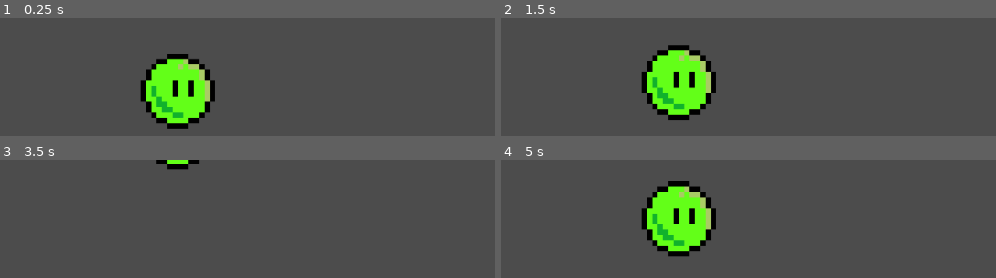
Above: before the commit, frames 1-4 (two rows, left to right).
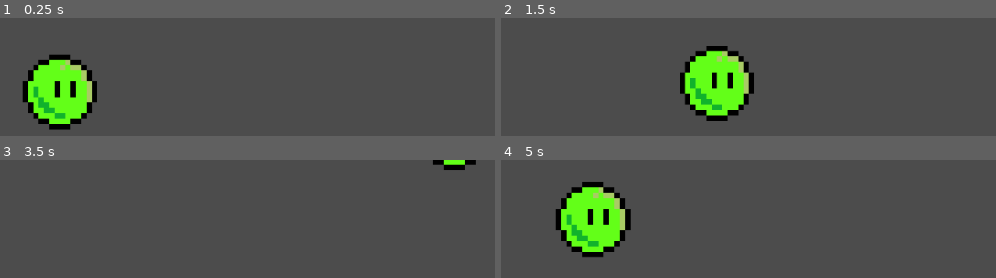
Above: after the commit, the same moments.

Repository: Daniel-control/Surfing-Game
Game: Godot game, scene res://World.tscn
The game is run twice, just before and just after one commit, with the same random seed, the same clock (stepped at 60 frames per second) and the same inputs.
Inputs:
- Up to frame 1 (0.25 s): no input
- Up to frame 2 (1.5 s): tap Enter at 0.5 s; hold D (right, bound only after the commit) 0.53-1.28 s; hold W (down) from 1.28 s (still down)
- Up to frame 3 (3.5 s): release W (down) at 2.03 s; hold D (right, bound only after the commit) 2.03-2.78 s; tap Space at 2.75 s; hold S (up) from 2.78 s (still down)
- Up to frame 4 (5 s): release S (up) at 3.53 s; hold A (left, bound only after the commit) from 3.53 s (still down)

The runs differ from the first frame. In frame 1, 15% of the frame differs, in the area x 4-44%, y 30-95%; in frame 2, 11%; in frame 3, 1.1%; in frame 4, 15%, in the area x 11-44%, y 17-83%.

Commit message:
Patch 0.2 (Charater Movement)
In patch 0.2, I have updated the charaters movement so that he can go on both axis.

Diff:
--- a/Surfing Game/Player.gd
+++ b/Surfing Game/Player.gd
@@ -6,6 +6,13 @@
 
 func _physics_process(delta):
 	var y_input = Input.get_action_strength("up") - Input.get_action_strength("down")
+	var x_input = Input.get_action_strength("right") - Input.get_action_strength("left")
+
+	if x_input != 0:
+		motion.x += x_input * Acceleration * delta
+		motion.x = clamp(motion.x, -Max_Speed, Max_Speed)
+	else:
+		motion.x = lerp(motion.x, 0, 0.06)
 
 	if y_input != 0:
 		motion.y += y_input * Acceleration * delta
--- a/Surfing Game/World.tscn
+++ b/Surfing Game/World.tscn
@@ -10,14 +10,20 @@
 position = Vector2( -1.74002, -0.723267 )
 
 [node name="Player" type="KinematicBody2D" parent="."]
-position = Vector2( 227.608, 99.4844 )
+position = Vector2( 73.608, 97.4844 )
 script = ExtResource( 2 )
 
 [node name="Sprite" type="Sprite" parent="Player"]
-position = Vector2( -1.59247, -1.63385 )
+position = Vector2( 1.40753, 1.36615 )
 scale = Vector2( 0.213139, 0.214274 )
 texture = ExtResource( 1 )
 
 [node name="CollisionShape2D" type="CollisionShape2D" parent="Player"]
-position = Vector2( 1.05252, -4.06738 )
+position = Vector2( 5.05252, -0.06738 )
 shape = SubResource( 1 )
+
+[node name="Wall" type="Area2D" parent="."]
+
+[node name="Sprite" type="Sprite" parent="Wall"]
+
+[node name="CollisionShape2D" type="CollisionShape2D" parent="Wall"]
--- a/Surfing Game/project.godot
+++ b/Surfing Game/project.godot
@@ -24,11 +24,25 @@
 up={
 "deadzone": 0.5,
 "events": [ Object(InputEventKey,"resource_local_to_scene":false,"resource_name":"","device":0,"alt":false,"shift":false,"control":false,"meta":false,"command":false,"pressed":false,"scancode":83,"unicode":0,"echo":false,"script":null)
+, Object(InputEventKey,"resource_local_to_scene":false,"resource_name":"","device":0,"alt":false,"shift":false,"control":false,"meta":false,"command":false,"pressed":false,"scancode":16777234,"unicode":0,"echo":false,"script":null)
  ]
 }
 down={
 "deadzone": 0.5,
 "events": [ Object(InputEventKey,"resource_local_to_scene":false,"resource_name":"","device":0,"alt":false,"shift":false,"control":false,"meta":false,"command":false,"pressed":false,"scancode":87,"unicode":0,"echo":false,"script":null)
+, Object(InputEventKey,"resource_local_to_scene":false,"resource_name":"","device":0,"alt":false,"shift":false,"control":false,"meta":false,"command":false,"pressed":false,"scancode":16777232,"unicode":0,"echo":false,"script":null)
+ ]
+}
+right={
+"deadzone": 0.51,
+"events": [ Object(InputEventKey,"resource_local_to_scene":false,"resource_name":"","device":0,"alt":false,"shift":false,"control":false,"meta":false,"command":false,"pressed":false,"scancode":68,"unicode":0,"echo":false,"script":null)
+, Object(InputEventKey,"resource_local_to_scene":false,"resource_name":"","device":0,"alt":false,"shift":false,"control":false,"meta":false,"command":false,"pressed":false,"scancode":16777233,"unicode":0,"echo":false,"script":null)
+ ]
+}
+left={
+"deadzone": 0.5,
+"events": [ Object(InputEventKey,"resource_local_to_scene":false,"resource_name":"","device":0,"alt":false,"shift":false,"control":false,"meta":false,"command":false,"pressed":false,"scancode":65,"unicode":0,"echo":false,"script":null)
+, Object(InputEventKey,"resource_local_to_scene":false,"resource_name":"","device":0,"alt":false,"shift":false,"control":false,"meta":false,"command":false,"pressed":false,"scancode":16777231,"unicode":0,"echo":false,"script":null)
  ]
 }
 
Not shown, added: Surfing Game/.mono/assemblies/Debug/GodotSharp.xml
Not shown, added: Surfing Game/.mono/assemblies/Debug/GodotSharpEditor.xml
Not shown, added: Surfing Game/.mono/assemblies/Debug/api_hash_cache.cfg
Not shown, added: Surfing Game/.mono/metadata/ide_server_meta.txt
Not shown, added: Surfing Game/.mono/assemblies/Debug/GodotSharp.dll
Not shown, added: Surfing Game/.mono/assemblies/Debug/GodotSharp.pdb
Not shown, added: Surfing Game/.mono/assemblies/Debug/GodotSharpEditor.dll
Not shown, added: Surfing Game/.mono/assemblies/Debug/GodotSharpEditor.pdb
